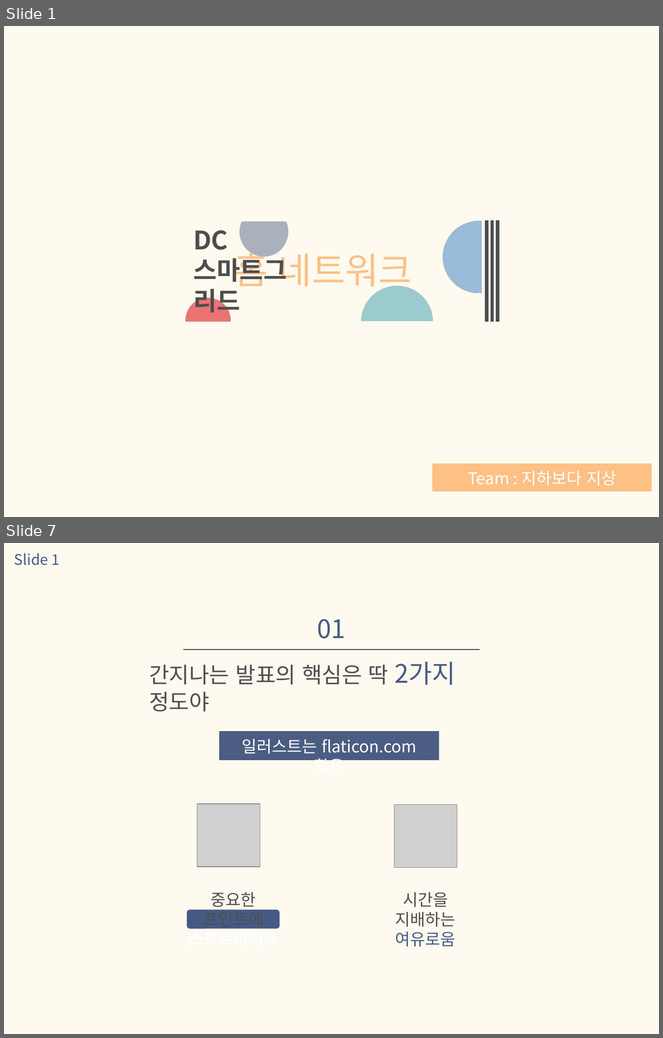
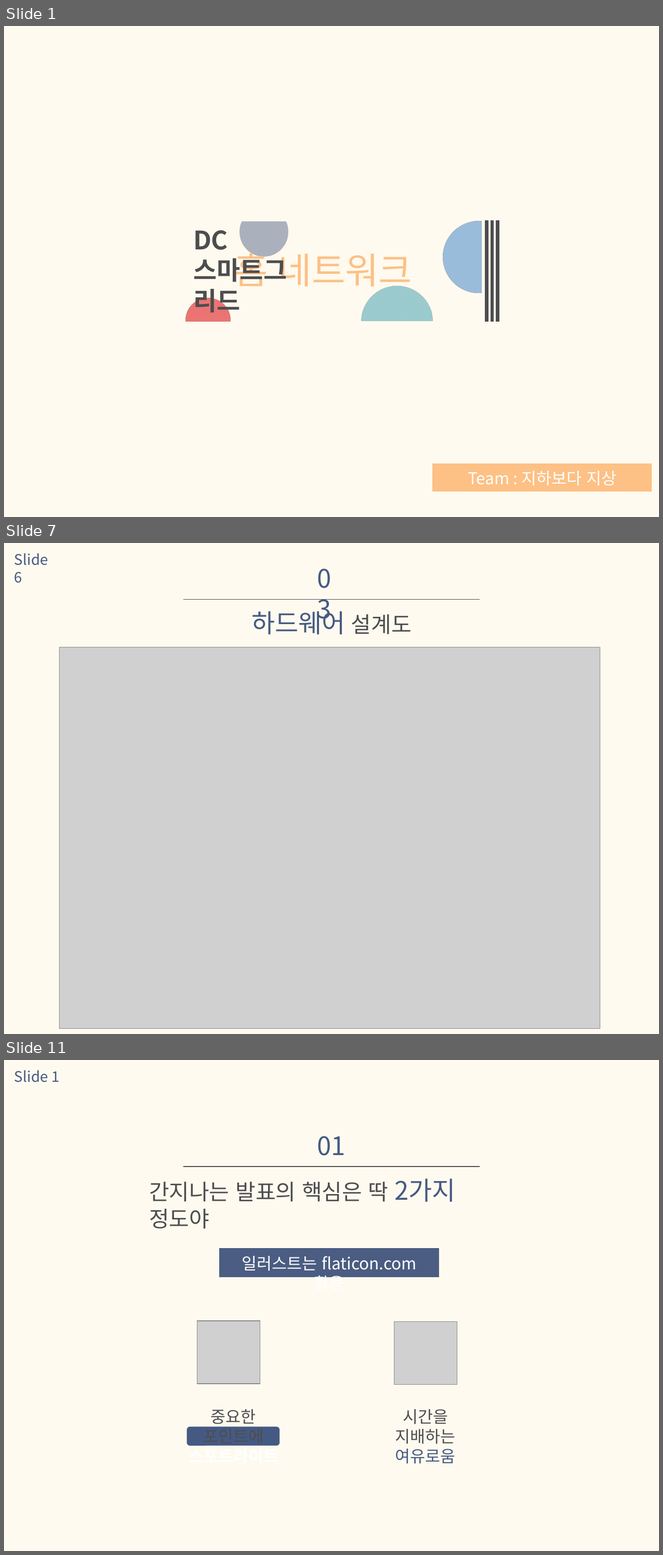
Before and after one commit to 97thCJY/CapstoneDesignDC, a slide deck: req_doc/DC 스마트그리드 홈 네트워크 제안서.pptx. Shown one above the other, each under a label of ours: slides 1 and 7 before the commit, slides 1, 7 and 11 after it; the slides between them are not shown. The pictures are 663x1038 and 663x1555 pixels, drawn with LibreOffice and Linux fonts; fonts in the diff are those of the drawing; grey boxes stand for pictures. Boxes give left, top, right and bottom in pixels: in the first picture for what was removed or moved away, otherwise in the second. Text is boxed around its words. In the diff, an @@ line names an element or a change of style, - is before the commit and + after.

```diff
--- a/req_doc/DC 스마트그리드 홈 네트워크 제안서.pptx
+++ b/req_doc/DC 스마트그리드 홈 네트워크 제안서.pptx
@@ slide 7 added at (4,543,659,1034), background #FEFAEF @@
@@ text added at (14,553,48,583), 16 pt, text #455A83 @@
+Slide 6
@@ text added at (311,560,349,597), 28 pt, text #455A83 @@
+03
@@ line added from (183, 599) to (480, 599), #515153 1 pt @@
@@ text added at (252,607,412,635), 28 pt, text #455A83 @@
+하드웨어 설계도
@@ picture added at (59,647,600,1029) @@
@@ what was slide 7 is now slide 11 @@
```
Also in this commit, not shown: 5 slides changed, 3 other slides added, 5 other files.
